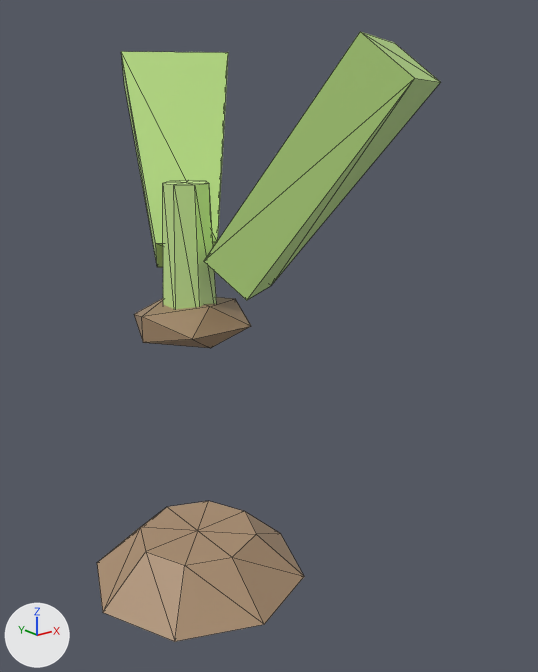
Renders of the glTF model public/studio/v2.15.0/d_sprout/model.glb from each side of a commit.
The view is the same before and after, from a camera (50 mm lens) standing at (-3.3, -5.18, 4.23) and looking at (0.59, -0.33, 2.29). Every picture has the same lights, and +X, +Y and +Z are marked at lower left. The first picture is the older version. Mesh edges are drawn as thin lines. Where no turn or scale is listed for an object, it has been applied to the vertices.

The first picture shows 'part0', 'part1', 'part2', 'part3', 'part4'.
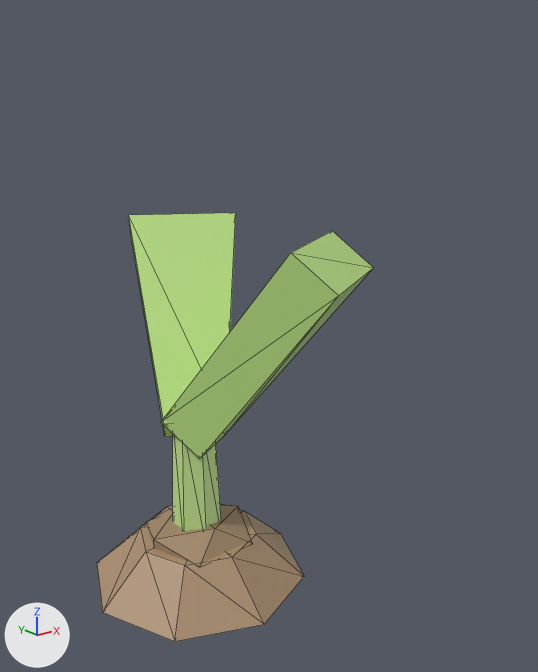
Patch to the scene script:
```diff
--- a/public/studio/v2.15.0/d_sprout/model.glb.py
+++ b/public/studio/v2.15.0/d_sprout/model.glb.py
@@ me_geometry_1 @@
 # used by ob_part1; location = (0.0, 0.0, 0.0)
-me_geometry_1.from_pydata(...)  # 12 vertices, 20 faces; spans x -0.468..0.468, y -0.468..0.468, z 2.287..2.644
+me_geometry_1.from_pydata(...)  # 12 vertices, 20 faces; spans x -0.468..0.468, y -0.468..0.468, z 0.221..0.579
+# me_geometry_1 part 1: the whole mesh is moved by (0.0, 0.0, -2.066)
 me_geometry_1.materials.append(mat_defaultmaterial_001)
@@ me_geometry_2 @@
 # used by ob_part2; location = (0.0, 0.0, 0.0)
-me_geometry_2.from_pydata(...)  # 16 vertices, 28 faces; spans x -0.216..0.24, y -0.234..0.234, z 2.366..3.616
+me_geometry_2.from_pydata(...)  # 16 vertices, 28 faces; spans x -0.216..0.24, y -0.234..0.234, z 0.3..1.55
+# me_geometry_2 part 2: the whole mesh is moved by (0.0, 0.0, -2.066)
 me_geometry_2.materials.append(mat_defaultmaterial_002)
@@ me_geometry_3 @@
 # used by ob_part3; location = (0.0, 0.0, 0.0)
-me_geometry_3.from_pydata(...)  # 8 vertices, 12 faces; spans x -0.09..1.39, y 0.11..1.9, z 2.79..4.69
+me_geometry_3.from_pydata(...)  # 8 vertices, 12 faces; spans x -0.32..1.16, y -0.29..1.5, z 1.31..3.21
+# me_geometry_3 part 3: the whole mesh is moved by (-0.23, -0.4, -1.48)
 me_geometry_3.materials.append(mat_defaultmaterial_003)
@@ me_geometry_4 @@
 # used by ob_part4; location = (0.0, 0.0, 0.0)
-me_geometry_4.from_pydata(...)  # 8 vertices, 12 faces; spans x -0.1..1.39, y -1.89..-0.1, z 2.76..4.66
+me_geometry_4.from_pydata(...)  # 8 vertices, 12 faces; spans x -0.32..1.16, y -1.5..0.29, z 1.31..3.21
+# me_geometry_4 part 4: the whole mesh is moved by (-0.23, 0.39, -1.45)
 me_geometry_4.materials.append(mat_defaultmaterial_004)
```

Changed parts and their boxes [x1, y1, x2, y2] in the pictures (538 x 672 px):
'part4', moved: before [204, 32, 441, 300]; after [161, 231, 374, 459]
'part3', moved: before [121, 51, 228, 267]; after [129, 213, 236, 437]
'part2', moved: before [163, 180, 216, 309]; after [173, 434, 221, 531]
'part1', moved: before [134, 297, 251, 348]; after [146, 505, 253, 567]
